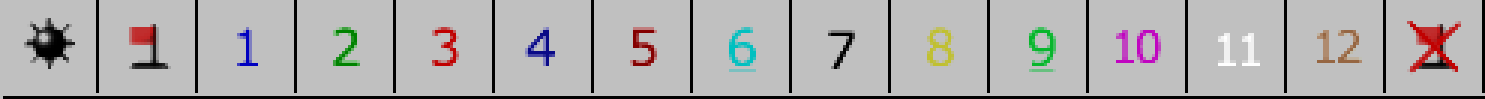
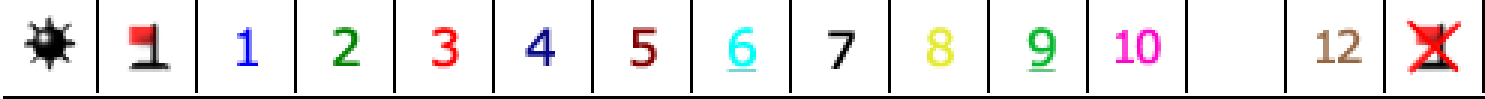
Revision of a layered 1485x99 image; what changed, layer by layer:
painted on "Layer 2" over [0, 0, 1485, 99]
